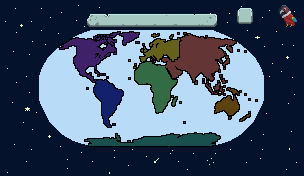
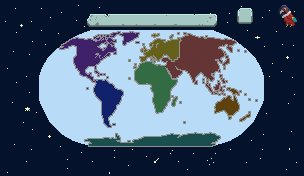
Two versions of the same layered image (304px x 176px). Layer-by-layer changes:
painted on "NA_pr" over [59, 31, 140, 83]
painted on "AN_pr" over [84, 121, 221, 147]
painted on "AF_pr" over [128, 61, 182, 114]
painted on "SA_pr" over [86, 79, 124, 128]
painted on "AS_pr" over [161, 32, 247, 96]
painted on "OC_pr" over [214, 87, 258, 122]
painted on "EU_pr" over [128, 33, 181, 69]
